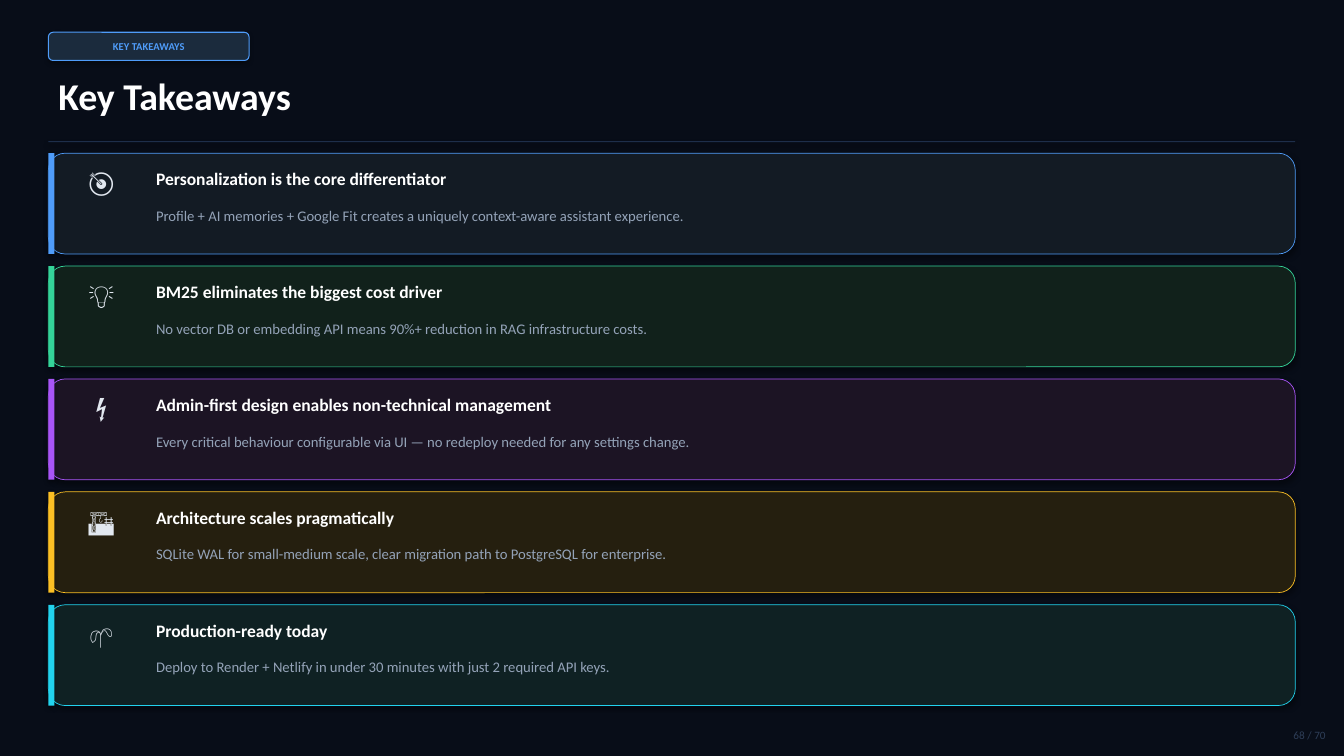
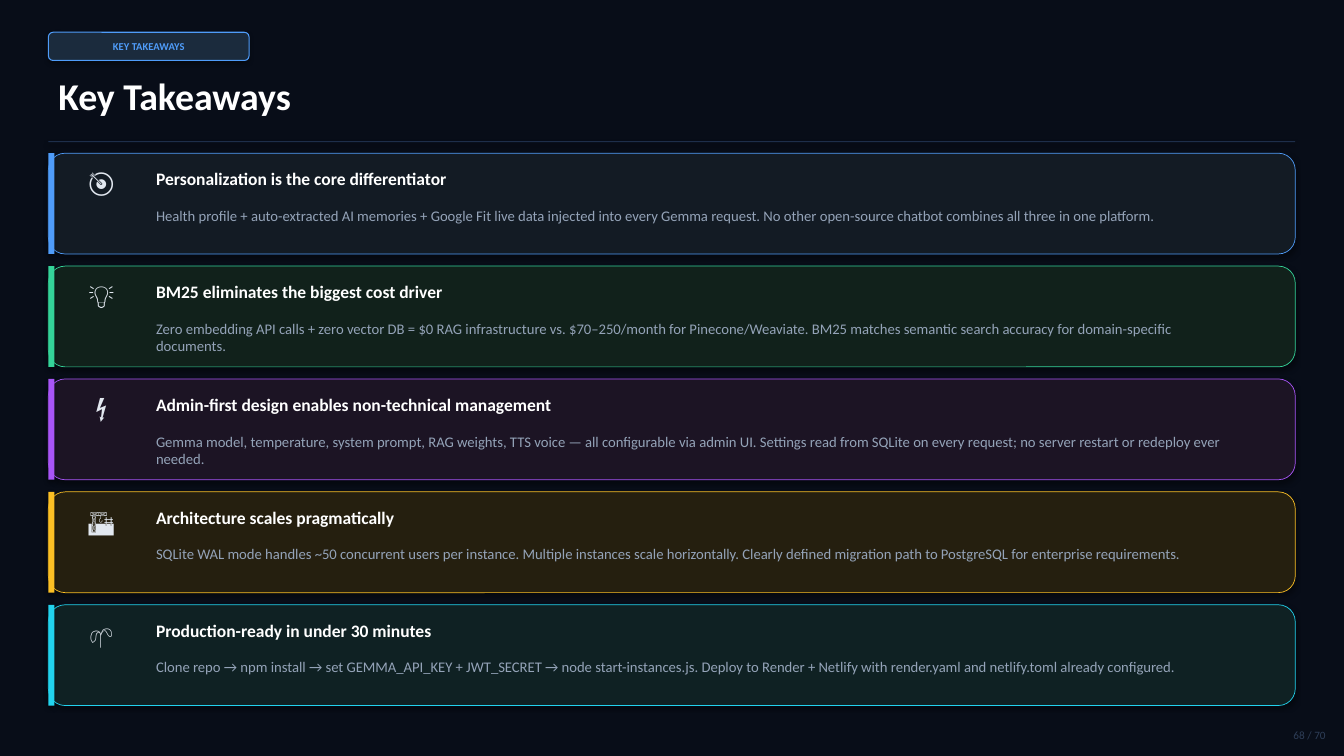
Before and after one commit to Bashab18/Chatbot, a slide deck: slide 68 of presentation/CIRA_Chatbot_Presentation.pptx. Drawn at 1344x756 pixels with LibreOffice and Linux fonts; fonts in the diff are those of the drawing. Boxes give left, top, right and bottom in pixels: in the first picture for what was removed or moved away, otherwise in the second. Text is boxed around its words. In the diff, an @@ line names an element or a change of style, - is before the commit and + after.

```diff
--- a/presentation/CIRA_Chatbot_Presentation.pptx
+++ b/presentation/CIRA_Chatbot_Presentation.pptx
@@ text at box(156, 211, 1154, 224): text changed @@
-Profile + AI memories + Google Fit creates a uniquely context-aware assistant experience.
+Health profile + auto-extracted AI memories + Google Fit live data injected into every Gemma request. No other open-source chatbot combines all three in one platform.
@@ text at box(156, 324, 1172, 351): text changed @@
-No vector DB or embedding API means 90%+ reduction in RAG infrastructure costs.
+Zero embedding API calls + zero vector DB = $0 RAG infrastructure vs. $70–250/month for Pinecone/Weaviate. BM25 matches semantic search accuracy for domain-specific documents.
@@ text at box(156, 437, 1220, 464): text changed @@
-Every critical behaviour configurable via UI — no redeploy needed for any settings change.
+Gemma model, temperature, system prompt, RAG weights, TTS voice — all configurable via admin UI. Settings read from SQLite on every request; no server restart or redeploy ever needed.
@@ text at box(156, 549, 1180, 562): text changed @@
-SQLite WAL for small-medium scale, clear migration path to PostgreSQL for enterprise.
+SQLite WAL mode handles ~50 concurrent users per instance. Multiple instances scale horizontally. Clearly defined migration path to PostgreSQL for enterprise requirements.
@@ text at box(156, 624, 431, 640): text changed @@
-Production-ready today
+Production-ready in under 30 minutes
@@ text at box(156, 662, 1174, 675): text changed @@
-Deploy to Render + Netlify in under 30 minutes with just 2 required API keys.
+Clone repo → npm install → set GEMMA_API_KEY + JWT_SECRET → node start-instances.js. Deploy to Render + Netlify with render.yaml and netlify.toml already configured.
```
Also in this commit, not shown: 40 other slides changed, 1 other file.
